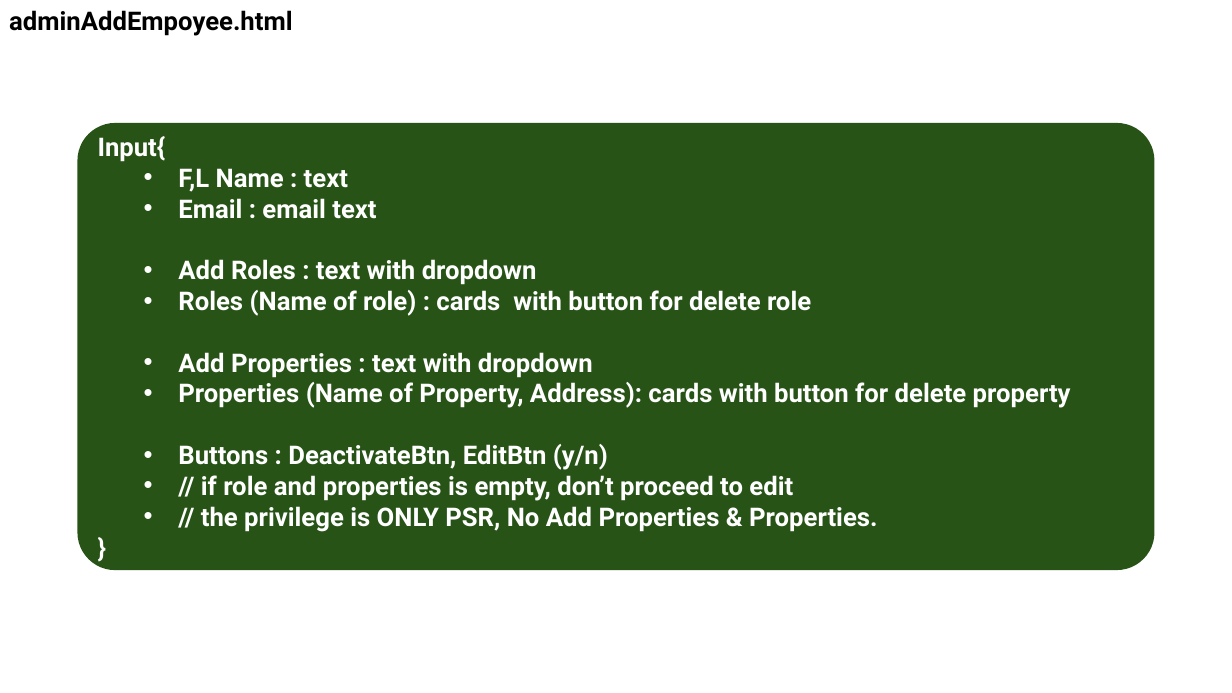
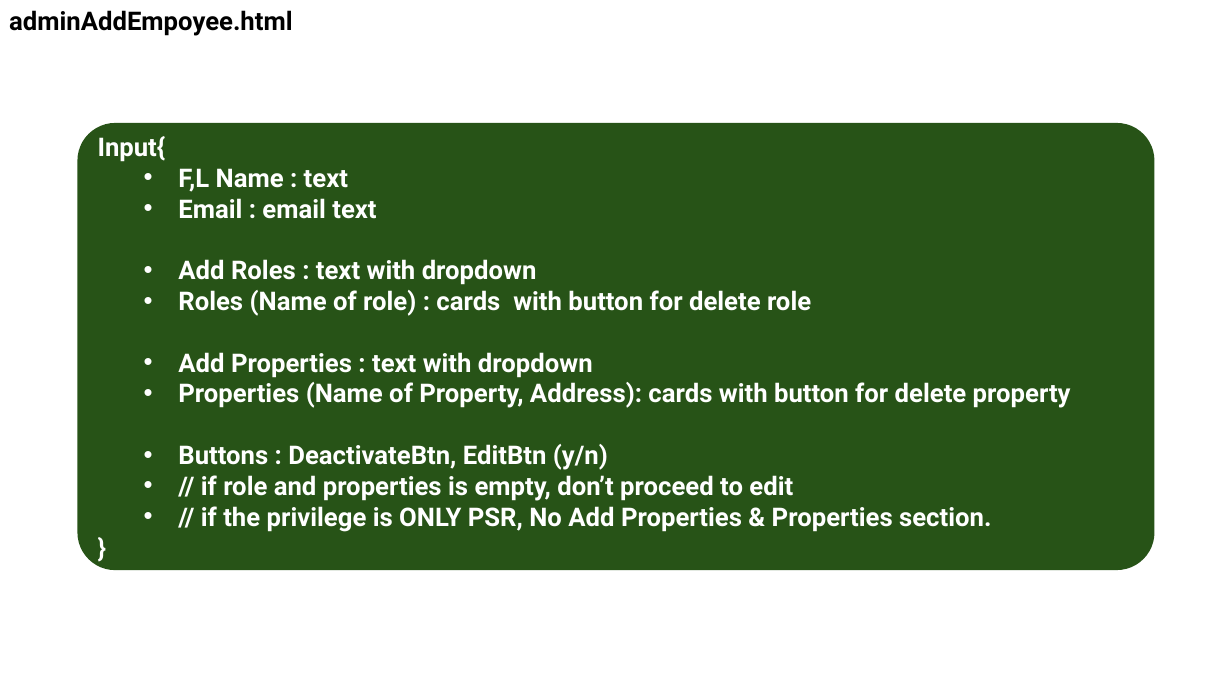
Before and after one commit to Booking-Resevation-Betcha-Homie-House/CAPSTONE-Development-Road-Map, a slide deck: slide 22 of betchaBooking-USECASE.pptx. Drawn at 1232x693 pixels with LibreOffice and Linux fonts; fonts in the diff are those of the drawing. Boxes give left, top, right and bottom in pixels: in the first picture for what was removed or moved away, otherwise in the second. Text is boxed around its words. In the diff, an @@ line names an element or a change of style, - is before the commit and + after.

```diff
--- a/betchaBooking-USECASE.pptx
+++ b/betchaBooking-USECASE.pptx
@@ text in rounded rectangle at box(201, 506, 991, 532): text changed @@
-  • // the privilege is ONLY PSR, No Add Properties & Properties.
+  • // if the privilege is ONLY PSR, No Add Properties & Properties section.
```
Also in this commit, not shown: 2 other slides changed, 1 slide added.
